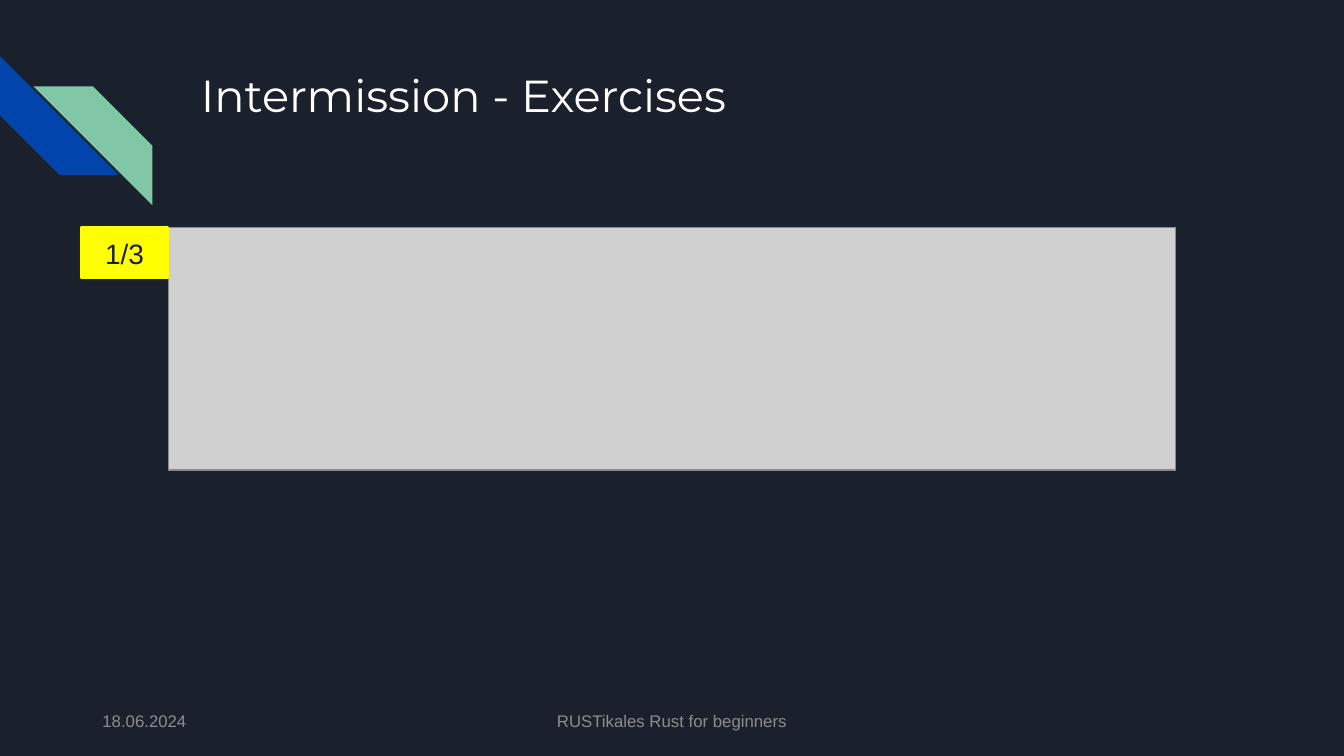
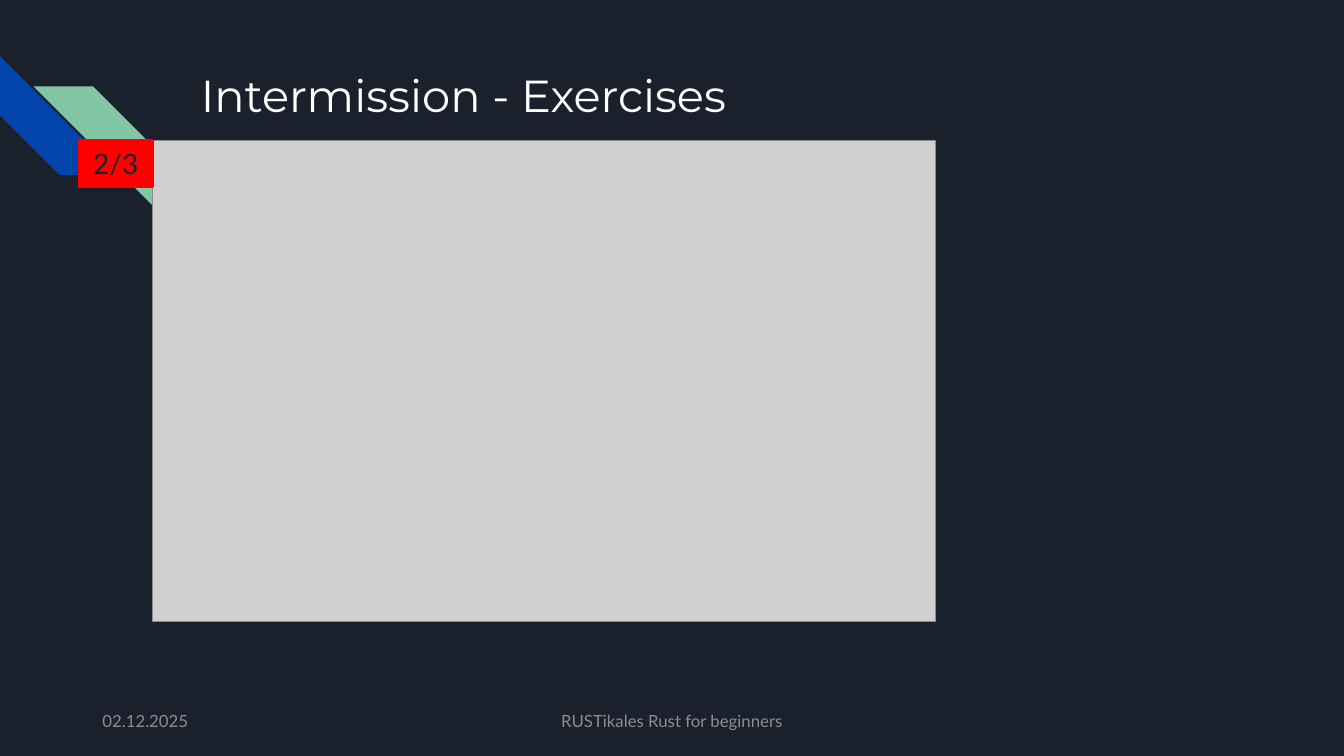
Before and after one commit to pfhaupt/progkurs, a slide deck: slide 183 of rust-beginner/06 - Function declaration/06 - original.pptx (slide 137 before the commit). Drawn at 1344x756 pixels with LibreOffice and Linux fonts; fonts in the diff are those of the drawing; grey boxes stand for pictures. Boxes give left, top, right and bottom in pixels: in the first picture for what was removed or moved away, otherwise in the second. Text is boxed around its words. In the diff, an @@ line names an element or a change of style, - is before the commit and + after.

Commit message:
[R-B-06] Update slides
- Merge R-B-07 into R-B-06
- Add chapter about Floating Point Numbers
- Increase font size
- Unite text font

```diff
--- a/rust-beginner/06 - Function declaration/06 - original.pptx
+++ b/rust-beginner/06 - Function declaration/06 - original.pptx
@@ rectangle "2/3": place and size @@
-rectangle "2/3" at box(81, 228, 167, 278)
+rectangle "2/3" at box(79, 140, 152, 187)
@@ rectangle "2/3" at box(79, 140, 152, 187): fill #FFFF00 to #FF0000; outline #FFFF00 2 pt to #FF0000 2 pt @@
@@ picture added at box(152, 140, 936, 621) @@
@@ text in rectangle at box(93, 153, 138, 176): text changed; font Arial to Lato @@
-1/3
+2/3
@@ picture removed at box(168, 228, 1177, 471) @@
@@ text at box(102, 715, 188, 727): text changed; font Arial to Lato @@
-18.06.2024
+02.12.2025
@@ text "RUSTikales Rust for beginners" at box(561, 715, 782, 730): font Arial to Lato @@
```
Also in this commit, not shown: 109 other slides changed, 86 slides added, 47 slides removed, 2 other files.
